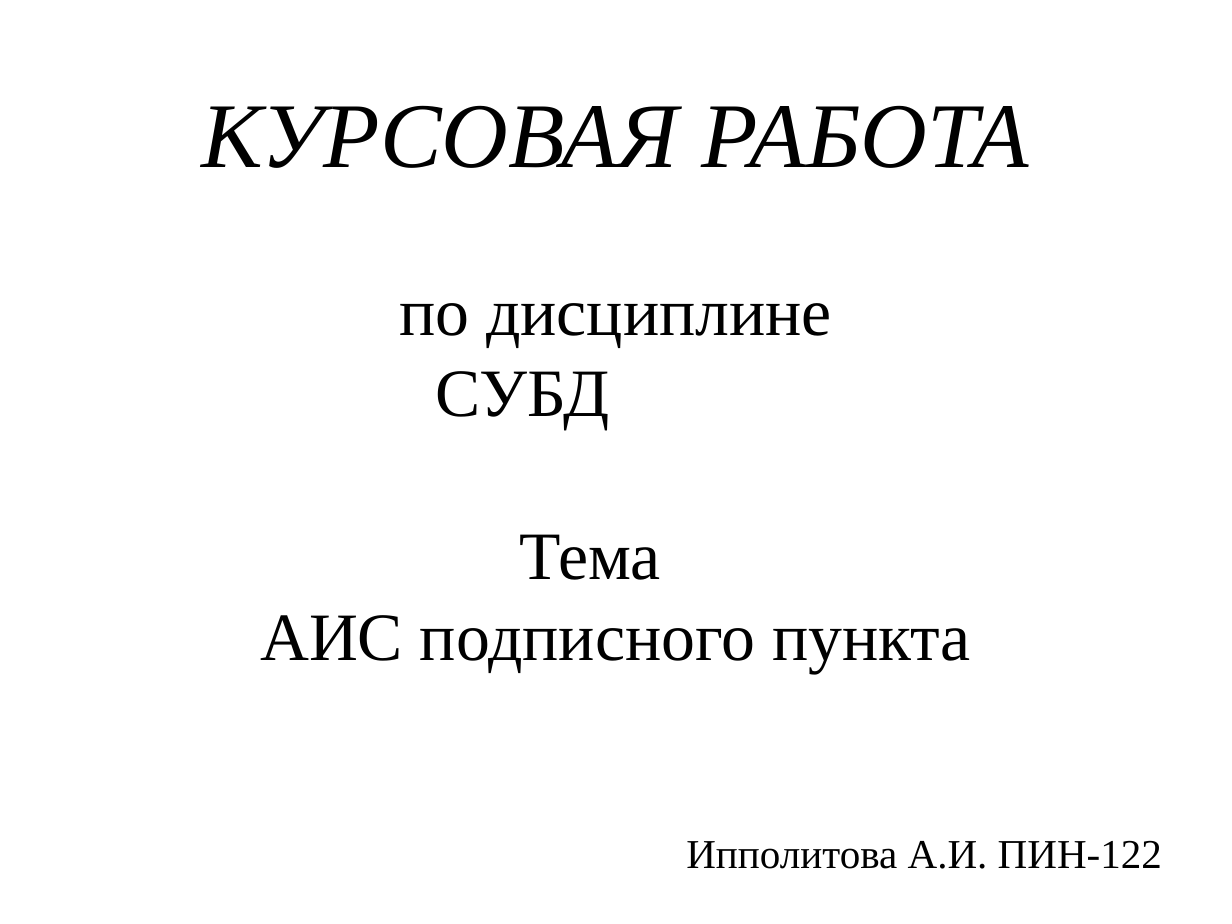
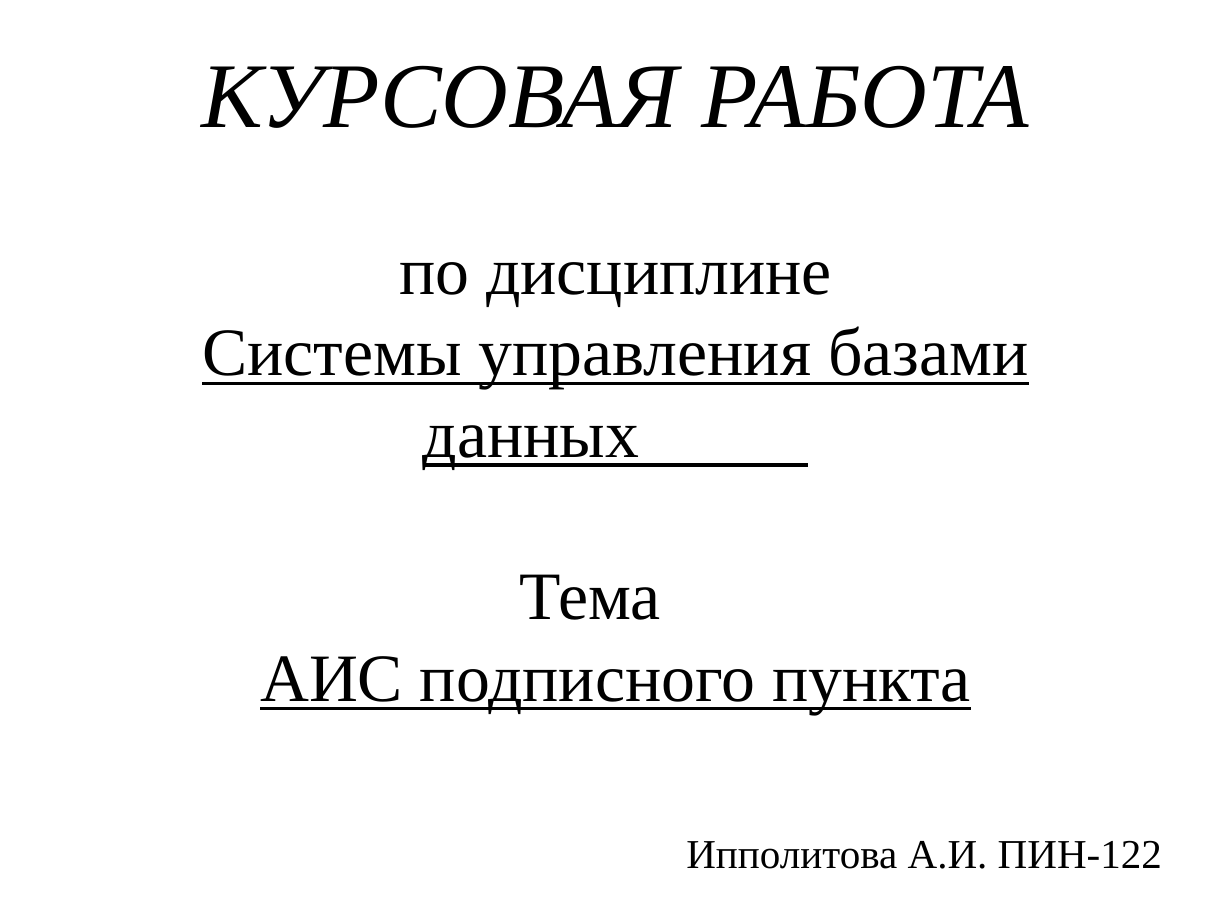
Before and after one commit to bojeneori/SubsApp, a slide deck: slide 1 of презентация.pptx. Drawn at 1232x924 pixels with LibreOffice and Linux fonts; fonts in the diff are those of the drawing. Boxes give left, top, right and bottom in pixels: in the first picture for what was removed or moved away, otherwise in the second. Text is boxed around its words. In the diff, an @@ line names an element or a change of style, - is before the commit and + after.

```diff
--- a/презентация.pptx
+++ b/презентация.pptx
@@ title at [202, 65, 1029, 714]: text changed @@
-КУРСОВАЯ РАБОТА
-по дисциплине
-СУБД
-Тема
-АИС подписного пункта
+КУРСОВАЯ РАБОТА
+по дисциплине
+Системы управления базами данных
+Тема
+АИС подписного пункта
```
Also in this commit, not shown: 6 other slides changed, 4 slides added, 1 other file.
